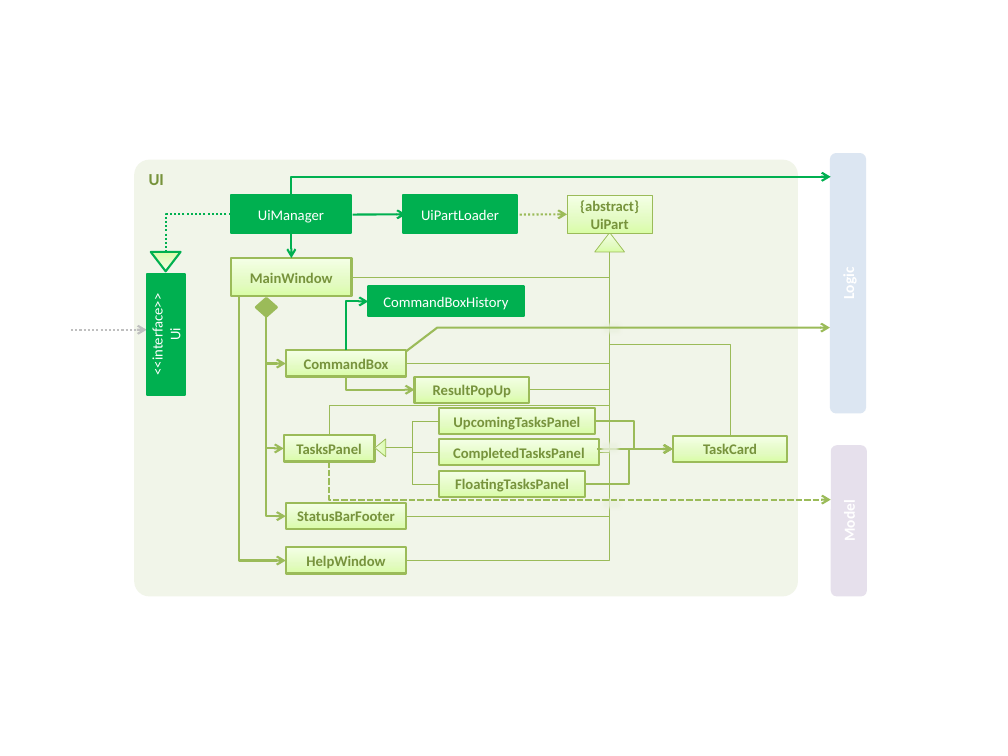
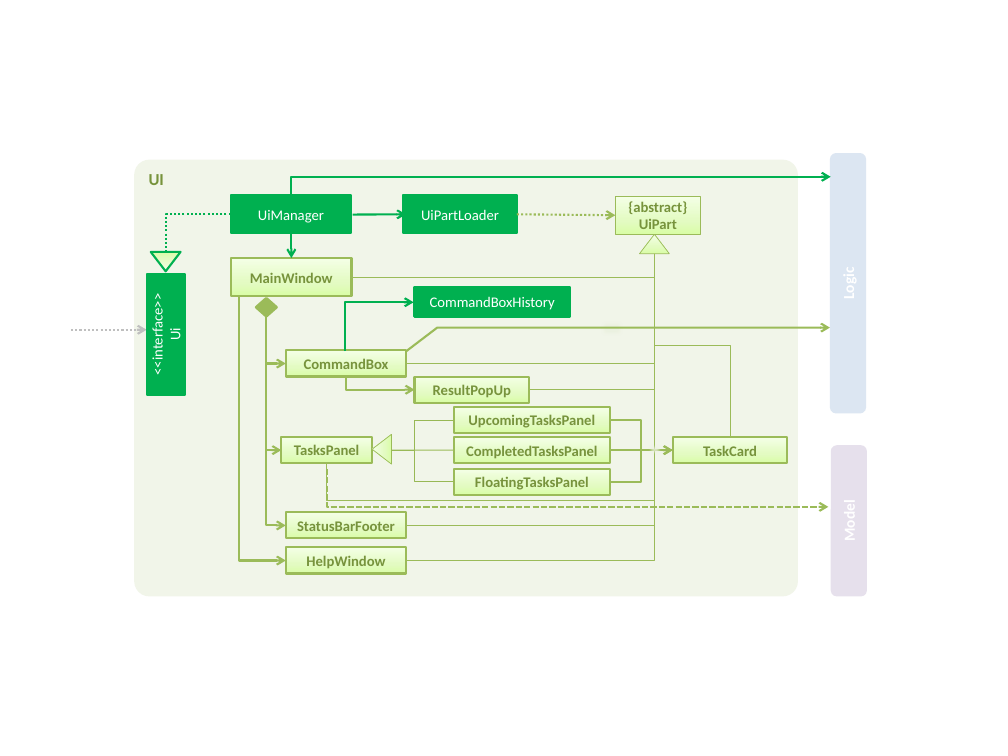
Before and after one commit to CS2103AUG2016-W11-C2/main, a slide deck: slide 4 of docs/diagrams/Diagrams.pptx. Drawn at 1008x756 pixels with LibreOffice and Linux fonts; fonts in the diff are those of the drawing. Boxes give left, top, right and bottom in pixels: in the first picture for what was removed or moved away, otherwise in the second. Text is boxed around its words. In the diff, an @@ line names an element or a change of style, - is before the commit and + after.

```diff
--- a/docs/diagrams/Diagrams.pptx
+++ b/docs/diagrams/Diagrams.pptx
@@ arrow moved from (520, 215) - (568, 215) to (517, 215) - (615, 216) @@
@@ 2 rectangles, 1 triangle: place and size @@
-2 rectangles, 1 triangle at (368, 196, 652, 317)
+2 rectangles, 1 triangle at (414, 197, 700, 318)
@@ elbow line moved from (610, 252) - (330, 435) to (654, 254) - (327, 463) @@
@@ elbow line moved from (352, 277) - (610, 252) to (352, 277) - (654, 254) @@
@@ elbow line moved from (610, 252) - (406, 560) to (654, 254) - (406, 560) @@
@@ elbow line moved from (610, 252) - (406, 516) to (654, 254) - (406, 525) @@
@@ elbow line moved from (610, 252) - (406, 364) to (654, 254) - (406, 364) @@
@@ elbow line moved from (529, 390) - (610, 252) to (529, 390) - (654, 254) @@
@@ elbow line removed from (610, 252) to (599, 453) @@
@@ elbow line moved from (610, 252) - (730, 436) to (654, 254) - (730, 437) @@
@@ elbow arrow (266, 317) - (281, 451): route changed @@
@@ elbow arrow moved from (266, 317) - (286, 516) to (266, 317) - (286, 525) @@
@@ elbow arrow moved from (346, 351) - (368, 301) to (345, 351) - (413, 302) @@
@@ rectangle "UpcomingTasksPanel": place and size @@
-rectangle "UpcomingTasksPanel" at (439, 408, 595, 434)
+rectangle "UpcomingTasksPanel" at (455, 407, 610, 433)
@@ elbow line moved from (386, 448) - (439, 421) to (372, 451) - (455, 420) @@
@@ triangle: place and size @@
-triangle at (375, 439, 387, 457)
+triangle at (372, 434, 392, 464)
@@ elbow line removed from (386, 448) to (439, 453) @@
@@ rectangle "CompletedTasksPanel": place and size @@
-rectangle "CompletedTasksPanel" at (439, 439, 599, 466)
+rectangle "CompletedTasksPanel" at (455, 437, 610, 464)
@@ elbow arrow removed from (597, 449) to (672, 449) @@
@@ elbow arrow moved from (595, 421) - (672, 449) to (610, 420) - (672, 451) @@
@@ rectangle: place and size @@
-rectangle at (598, 438, 623, 457)
+rectangle at (647, 443, 664, 457)
@@ elbow arrow moved from (330, 462) - (831, 500) to (327, 469) - (829, 507) @@
@@ elbow line moved from (386, 448) - (439, 484) to (372, 451) - (455, 482) @@
@@ line added from (372, 451) to (455, 451), #9BBB59 0.75 pt @@
@@ rectangle "FloatingTasksPanel": place and size @@
-rectangle "FloatingTasksPanel" at (439, 471, 586, 497)
+rectangle "FloatingTasksPanel" at (455, 469, 610, 495)
@@ elbow arrow moved from (586, 484) - (672, 449) to (610, 482) - (672, 451) @@
@@ line added from (610, 451) to (672, 451), #9BBB59 1.5 pt @@
@@ rectangle removed at (599, 495, 624, 513) @@
@@ rectangle "StatusBarFooter": place and size @@
-rectangle "StatusBarFooter" at (286, 503, 407, 529)
+rectangle "StatusBarFooter" at (286, 512, 407, 538)
```
Also in this commit, not shown: 8 other slides changed, 2 slides added, 1 slide removed, 1 other file.
